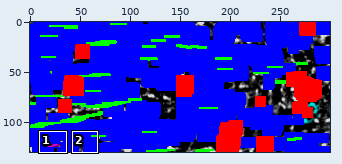
Two states of a sprite sheet, myoimages/MI_annotation_trueImg.png. The first picture is a wide view before the edit; the outline marks the close-up.
Close-up. Old version:
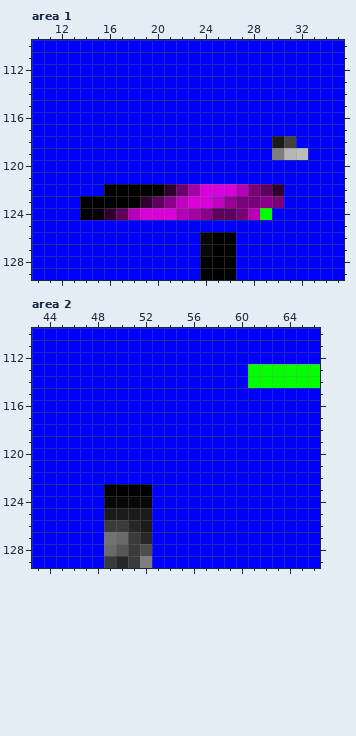
The file is 300x130 pixels. Colours within 5 levels of each other are drawn and written as one. Shown: area 1: x 10..35, y 110..129; area 2: x 43..66, y 110..129. The commit also changed other parts of the picture, which this record leaves out.
After the commit:
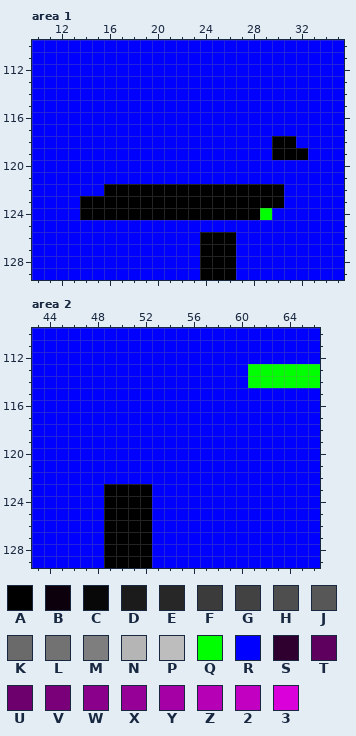
Palette (. is transparent): A #000000  B #0b000b  C #080808  D #1b1b1b  E #272727  F #3b3b3b  G #424242  H #4e4e4e  J #575757  K #6a6a6a  L #727272  M #7e7e7e  N #b5b5b5  P #bdbdbd  Q #00ff00  R #0000ff  S #2f002f  T #5e005e  U #6e006e  V #7a007a  W #8a008a  X #960096  Y #a500a5  Z #b500b5  2 #c100c1  3 #d900d9
What changed:
Changed rows in their new state; - is an unchanged pixel.
Area 1:
first column x 15:
118 ---------------AA-
119 ---------------AAA
122 ------AAAAAAAAAA--
123 ----AAAAAAAAAAAA--
124 AAAAAAAAAAAAAA----
126 ---------A--------
127 ---------A--------
Area 2:
first column x 49:
124 AAAA
125 AAAA
126 AAAA
127 AAAA
128 AAAA
129 AAAA
